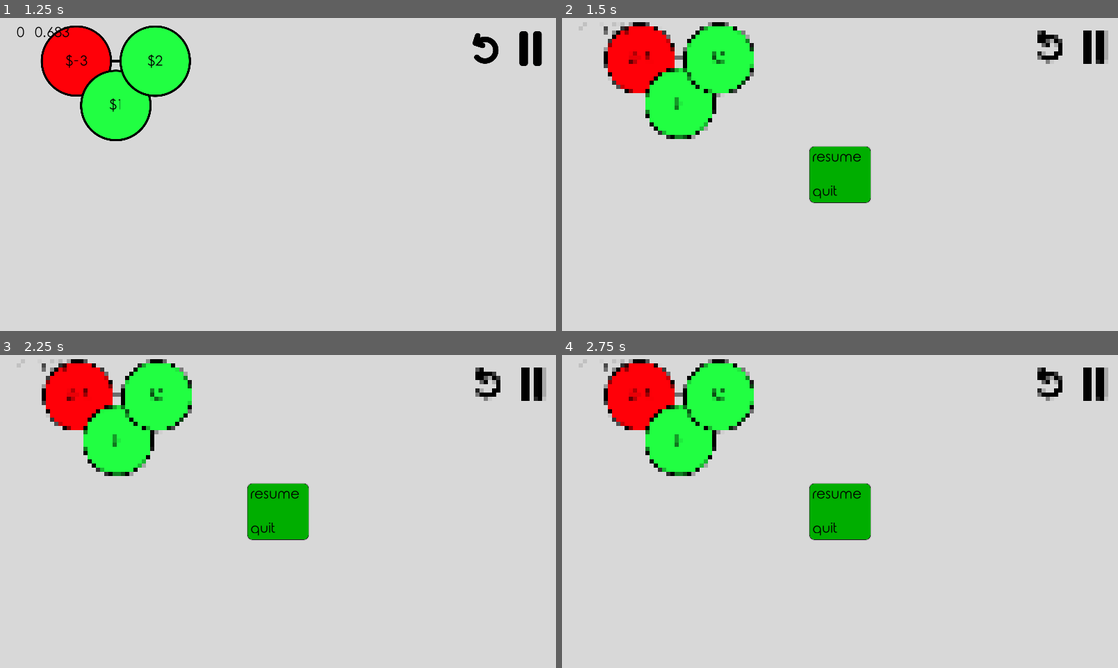
Above: before the commit, frames 1-4 (two rows, left to right).
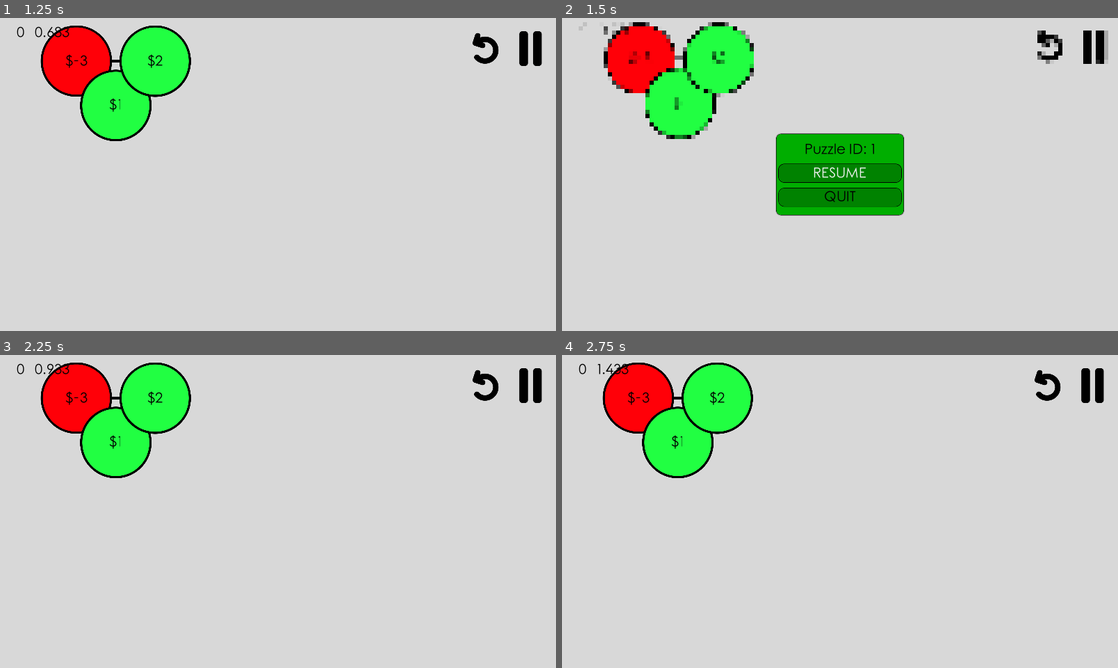
Above: after the commit, the same moments.

Repository: Inglo-Games/dollar-shuffle
Game: Godot game, scene res://scenes/main_menu.tscn
Two runs of this game, one before a commit and one after it. Both use one fixed random seed, a clock stepped at 60 frames per second and the inputs below.
Inputs (mouse positions are in pixels of both pictures, inside the frame that each line leads up to):
- Up to frame 1 (1.25 s): click "CONTINUE" at 0.5 s
- Up to frame 2 (1.5 s): click (1090, 49) at 1.25 s
- Up to frame 3 (2.25 s): click (278, 511) at 2 s, where only the run after the commit has a clickable "RESUME"
- Up to frame 4 (2.75 s): no input

Frame 1 is identical in both runs. In frame 2, 5.5% of the frame differs, in the area x 38-62%, y 36-64%; in frame 3, 4.3%; in frame 4, 4.2%.

Commit message:
Adding custom pause popup

Diff:
--- /dev/null
+++ b/scenes/pause_popup.tscn
@@ -0,0 +1,115 @@
+[gd_scene load_steps=2 format=2]
+
+[ext_resource path="res://scripts/pause_popup.gd" type="Script" id=1]
+
+[node name="base" type="PopupPanel"]
+
+pause_mode = 2
+anchor_left = 0.0
+anchor_top = 0.0
+anchor_right = 0.0
+anchor_bottom = 0.0
+margin_right = 440.0
+margin_bottom = 280.0
+rect_min_size = Vector2( 360, 280 )
+rect_pivot_offset = Vector2( 0, 0 )
+rect_clip_content = false
+mouse_filter = 0
+mouse_default_cursor_shape = 0
+size_flags_horizontal = 1
+size_flags_vertical = 1
+popup_exclusive = true
+script = ExtResource( 1 )
+_sections_unfolded = [ "Anchor", "Grow Direction", "Margin", "Pause", "Popup", "Rect" ]
+
+[node name="vbox" type="VBoxContainer" parent="." index="0"]
+
+anchor_left = 0.0
+anchor_top = 0.0
+anchor_right = 1.0
+anchor_bottom = 1.0
+margin_left = 16.0
+margin_top = 16.0
+margin_right = -16.0
+margin_bottom = -16.0
+rect_pivot_offset = Vector2( 0, 0 )
+rect_clip_content = false
+mouse_filter = 1
+mouse_default_cursor_shape = 0
+size_flags_horizontal = 1
+size_flags_vertical = 1
+alignment = 1
+_sections_unfolded = [ "Anchor", "Grow Direction", "Margin", "Rect", "Theme", "custom_constants" ]
+
+[node name="level_label" type="Label" parent="vbox" index="0"]
+
+anchor_left = 0.0
+anchor_top = 0.0
+anchor_right = 0.0
+anchor_bottom = 0.0
+margin_top = 15.0
+margin_right = 408.0
+margin_bottom = 69.0
+rect_pivot_offset = Vector2( 0, 0 )
+rect_clip_content = false
+mouse_filter = 2
+mouse_default_cursor_shape = 0
+size_flags_horizontal = 1
+size_flags_vertical = 4
+text = "Puzzle ID: "
+align = 1
+valign = 1
+percent_visible = 1.0
+lines_skipped = 0
+max_lines_visible = -1
+_sections_unfolded = [ "Anchor", "Margin" ]
+
+[node name="resume_button" type="Button" parent="vbox" index="1"]
+
+anchor_left = 0.0
+anchor_top = 0.0
+anchor_right = 0.0
+anchor_bottom = 0.0
+margin_top = 89.0
+margin_right = 408.0
+margin_bottom = 151.0
+rect_pivot_offset = Vector2( 0, 0 )
+rect_clip_content = false
+focus_mode = 2
+mouse_filter = 0
+mouse_default_cursor_shape = 0
+size_flags_horizontal = 1
+size_flags_vertical = 1
+toggle_mode = false
+enabled_focus_mode = 2
+shortcut = null
+group = null
+text = "RESUME"
+flat = false
+align = 1
+_sections_unfolded = [ "Anchor" ]
+
+[node name="quit_button" type="Button" parent="vbox" index="2"]
+
+anchor_left = 0.0
+anchor_top = 0.0
+anchor_right = 0.0
+anchor_bottom = 0.0
+margin_top = 171.0
+margin_right = 408.0
+margin_bottom = 233.0
+rect_pivot_offset = Vector2( 0, 0 )
+rect_clip_content = false
+focus_mode = 2
+mouse_filter = 0
+mouse_default_cursor_shape = 0
+size_flags_horizontal = 1
+size_flags_vertical = 1
+toggle_mode = false
+enabled_focus_mode = 2
+shortcut = null
+group = null
+text = "QUIT"
+flat = false
+align = 1
+_sections_unfolded = [ "Anchor" ]
--- a/scripts/level.gd
+++ b/scripts/level.gd
@@ -15,8 +15,8 @@
 # Load utility classes
 const RNG = preload("res://scripts/rng_seed.gd")
 
-# Load pause menu
-const PausePopup = preload("res://scripts/pause_popup.gd")
+# Preload pause menu
+const PausePopup = preload("res://scenes/pause_popup.tscn")
 
 # Time elapsed in milliseconds and active boolean
 var secs = 0.0
@@ -154,7 +154,7 @@
 	# Make the obscuring background layer visible
 	get_node("pause_background").visible = true
 	# Create and show pause menu
-	var popup = PausePopup.new()
+	var popup = PausePopup.instance()
 	add_child(popup)
-	popup.popup_centered_minsize(Vector2(100,50))
+	popup.popup_centered()
 	get_tree().set_pause(true)
--- a/scripts/pause_popup.gd
+++ b/scripts/pause_popup.gd
@@ -1,31 +1,32 @@
-extends PopupMenu
+extends Popup
+
+# UI Elements
+onready var label = get_node("vbox/level_label")
+onready var res_btn = get_node("vbox/resume_button")
+onready var quit_btn = get_node("vbox/quit_button")
 
 # Called when object is created
 func _ready():
 	set_process_input(true)
-	# Add a 'resume' and 'quit' item
-	add_item("resume", 0)
-	add_separator()
-	add_item("quit", 1)
-	# Connect 'pressed' signal to handler function
-	connect("id_pressed", self, "handle_input")
-	# Make sure this doesn't pause when parent does
-	set_pause_mode(PAUSE_MODE_PROCESS)
-	# Dont disappear if clicked outside
-	popup_exclusive = true
-	# Disappear when an option is selected
-	hide_on_item_selection = true
+	# Set label to show current level name
+	label.set_text("Puzzle ID: %s" % str(ProjectSettings.get_setting("game/last_played")))
+	# Connect buttons to respective functions
+	res_btn.connect("pressed", self, "resume")
+	quit_btn.connect("pressed", self, "quit")
 
-# Handle button press
-func handle_input(id):
-	# Unpause no matter what
+# Resume the game
+func resume():
+	# Unpause the game
 	get_parent().get_tree().set_pause(false)
-	# If pressed resume...
-	if id == 0:
-		# Make the obscuring background disappear
-		get_parent().get_node("pause_background").visible = false
-	# If pressed quit...
-	elif id == 1:
-		# Go back to main menu
-		get_parent().queue_free()
-		get_tree().change_scene("res://scenes/main_menu.tscn")
+	# Make the obscuring background disappear
+	get_parent().get_node("pause_background").visible = false
+	# Dismiss this popup
+	queue_free()
+
+# Quit back to main menu
+func quit():
+	# Unpause the game
+	get_parent().get_tree().set_pause(false)
+	# Go back to main menu
+	get_parent().queue_free()
+	get_tree().change_scene("res://scenes/menu_frame.tscn")
--- a/scripts/tutorial.gd
+++ b/scripts/tutorial.gd
@@ -11,8 +11,8 @@
 # Load the GameGraph classes
 const GameGraph = preload("res://scripts/graph.gd")
 
-# Load pause menu
-const PausePopup = preload("res://scripts/pause_popup.gd")
+# Preload pause menu
+const PausePopup = preload("res://scenes/pause_popup.tscn")
 
 # Current tutorial level number
 var tut_num = 1
@@ -101,7 +101,7 @@
 	# Make the obscuring background layer visible
 	get_node("pause_background").visible = true
 	# Create and show pause menu
-	var popup = PausePopup.new()
+	var popup = PausePopup.instance()
 	add_child(popup)
-	popup.popup_centered_minsize(Vector2(100,50))
+	popup.popup_centered()
 	get_tree().set_pause(true)
